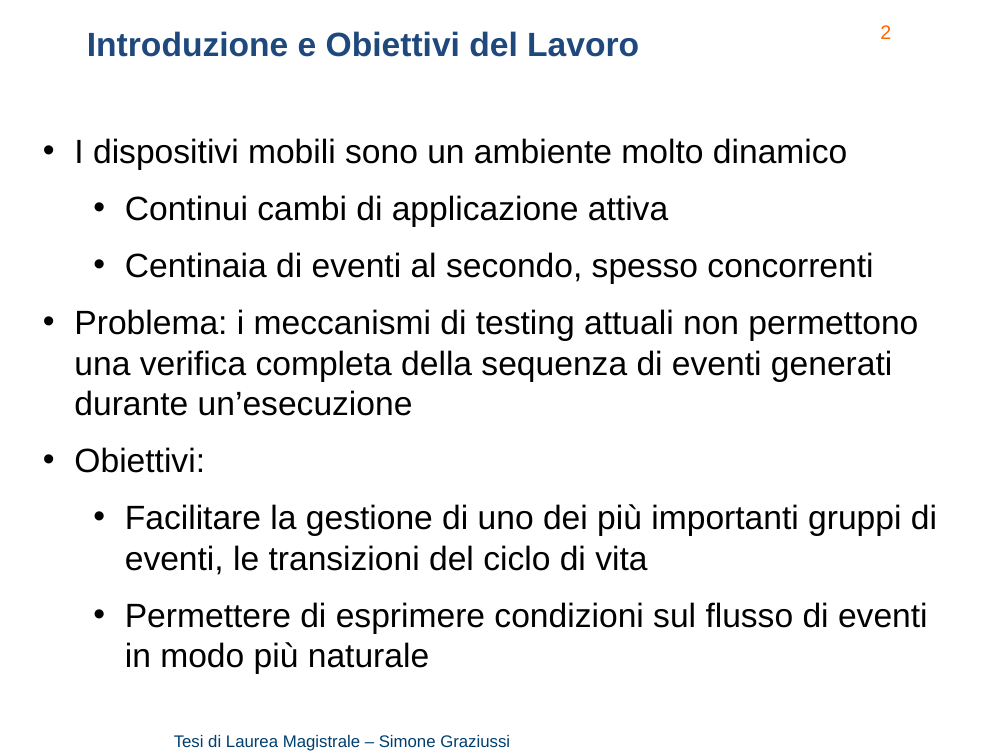
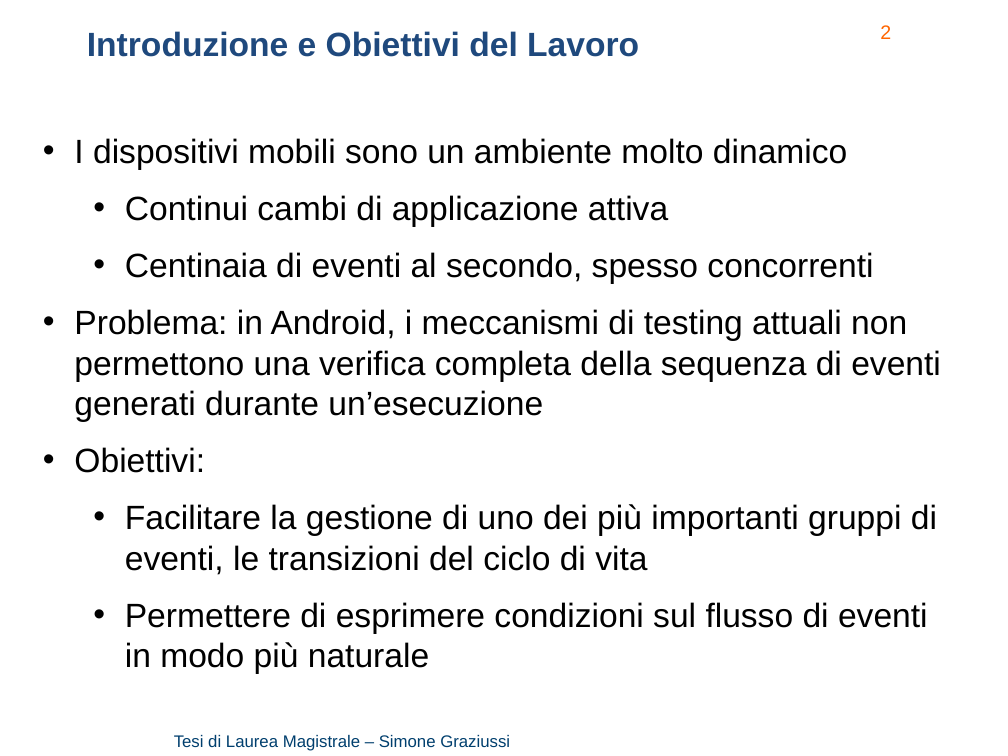
Before and after one commit to Simone3/Thesis, a slide deck: slide 2 of Presentation/Presentation.pptx. Drawn at 1008x756 pixels with LibreOffice and Linux fonts; fonts in the diff are those of the drawing; background and template pictures are left out. Boxes give left, top, right and bottom in pixels: in the first picture for what was removed or moved away, otherwise in the second. Text is boxed around its words. In the diff, an @@ line names an element or a change of style, - is before the commit and + after.

```diff
--- a/Presentation/Presentation.pptx
+++ b/Presentation/Presentation.pptx
@@ text at [74, 309, 941, 422]: text changed @@
-• Problema: i meccanismi di testing attuali non permettono una verifica completa della sequenza di eventi generati durante un’esecuzione
+• Problema: in Android, i meccanismi di testing attuali non permettono una verifica completa della sequenza di eventi generati durante un’esecuzione
```
Also in this commit, not shown: 8 other slides changed, 1 slide added, 1 other file.
